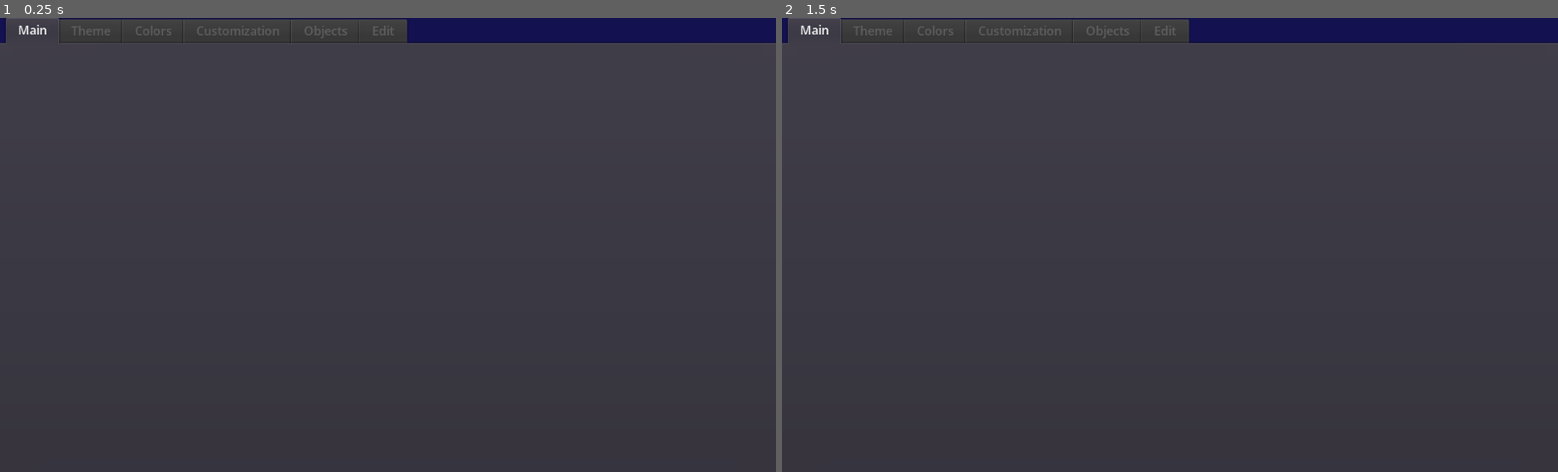
Above: before the commit, frames 1-2 (left to right).
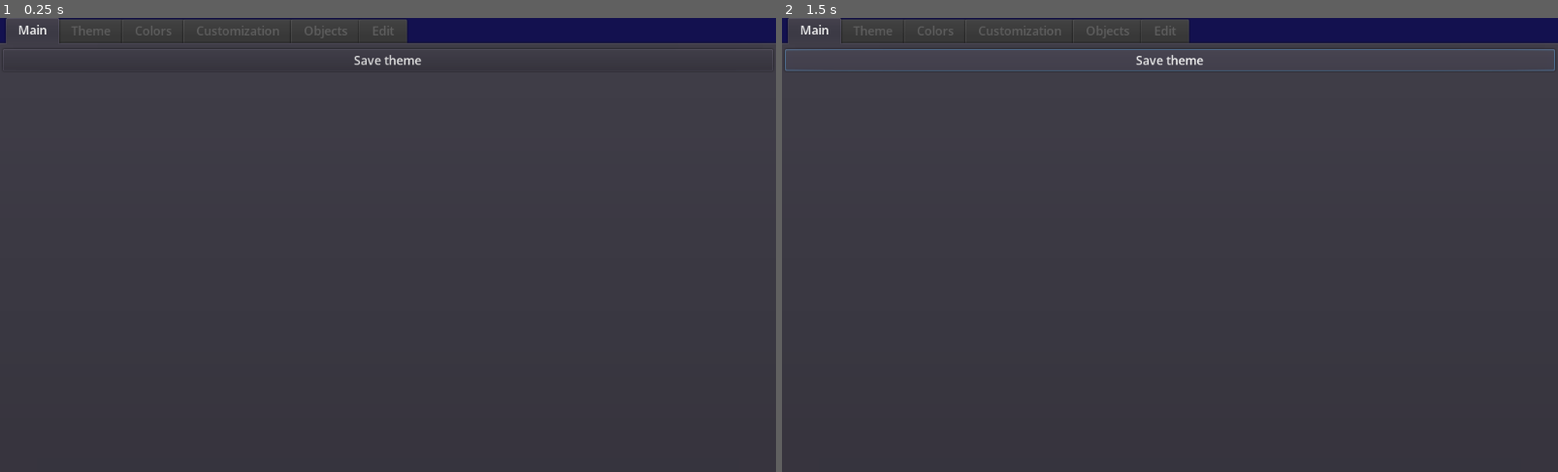
Above: after the commit, the same moments.

Repository: KoBeWi/Hedgewars-Theme-Editor-3
Game: Godot game, scene res://ThemeEditor.tscn
Same seed, same stepped clock (60 frames per second), same inputs: the game is played once before the commit and once after it. The engine's default icon, where the game draws it, is replaced by a stand-in: a white triangle on a blue panel in a dark square.
Inputs (mouse positions are in pixels of both pictures, inside the frame that each line leads up to):
- Up to frame 1 (0.25 s): no input
- Up to frame 2 (1.5 s): click (1170, 58) at 0.5 s, where only the run after the commit has a clickable "Save theme"

The runs differ from the first frame. In frame 1, less than 0.1% of the frame differs, in the area x 45-55%, y 8-11%; in frame 2, 0.6%, in the area x 0-100%, y 6-12%.
Error after the commit: Invalid get index 'r' (on base: 'Nil'). (res://Scripts/Theme.gd:227)

Commit message:
Added default values on load + saving

Diff:
--- a/Scripts/TabMain.gd
+++ b/Scripts/TabMain.gd
@@ -5,6 +5,8 @@
 
 	Util.size_listeners.append(self)
 
+	$Save.connect("pressed", HWTheme, "save_theme")
+
 	for theme_dir in Util.list_directory(Util.themes_path, false):
 		var button = preload("res://Nodes/ThemeButton.tscn").instance()
 		button.get_node("Name").text = theme_dir
--- a/Scripts/Theme.gd
+++ b/Scripts/Theme.gd
@@ -54,6 +54,8 @@
 
 var objects
 var sprays
+
+var theme_output
 
 signal theme_loaded
 
@@ -173,7 +175,7 @@
 			"ice": ice = true
 			"object":
 				var object = {buried = [], visible = []}
-				object.max = int(params[1])
+				object.number = int(params[1])
 
 				var rects = 1
 				var i = 2
@@ -194,6 +196,7 @@
 					i += 4
 
 				objects[params[0]] = object
+			"spray": sprays[params[0]] = int(params[1])
 
 	water_top.a = water_opacity
 	water_bottom.a = water_opacity
@@ -202,8 +205,52 @@
 
 	if sd_clouds == null: sd_clouds = clouds
 
+	cfg_file.close()
 	OS.set_window_title(str(tr("Hedgewars Theme Editor 3"), " (", theme_name, ")"))
 	emit_signal("theme_loaded")
 
+func save_theme():
+	refresh_oputput()
+
+	var cfg_file = File.new()
+	cfg_file.open(path() + "theme.cfg", cfg_file.WRITE)
+	cfg_file.store_string(theme_output.join("\n"))
+	cfg_file.close()
+
 func path():
 	return str(Util.themes_path, "/", theme_name, "/")
+
+func refresh_oputput():
+	theme_output = PoolStringArray()
+
+	theme_output.append("#Created with Hedgewars Theme Editor 3")
+	theme_output.append(str("sky = ", int(sky.r * 255), ", ", int(sky.g * 255), ", ", int(sky.b * 255)))
+	theme_output.append(str("border = ", int(border.r * 255), ", ", int(border.g * 255), ", ", int(border.b * 255)))
+	theme_output.append(str("water-top = ", int(water_top.r * 255), ", ", int(water_top.g * 255), ", ", int(water_top.b * 255)))
+	theme_output.append(str("water-bottom = ", int(water_bottom.r * 255), ", ", int(water_bottom.g * 255), ", ", int(water_bottom.b * 255)))
+	theme_output.append(str("water-opacity = ", int(water_top.a * 255)))
+	theme_output.append(str("sd-water-top = ", int(sd_water_top.r * 255), ", ", int(sd_water_top.g * 255), ", ", int(sd_water_top.b * 255)))
+	theme_output.append(str("sd-water-bottom = ", int(sd_water_bottom.r * 255), ", ", int(sd_water_bottom.g * 255), ", ", int(sd_water_bottom.b * 255)))
+	theme_output.append(str("sd-water-opacity = ", int(sd_water_top.a * 255)))
+	theme_output.append(str("sd-tint = ", int(sd_tint.r * 255), ", ", int(sd_tint.g * 255), ", ", int(sd_tint.b * 255), ", ", int(sd_tint.a * 255)))
+	theme_output.append(str("music = ", music, ".ogg"))
+	theme_output.append(str("sd-music = ", sd_music, ".ogg"))
+	if flakes_defined: theme_output.append(str("flakes = ", flakes_amount, ", ", flakes_frames, ", ", flakes_duration, ", ", flakes_rotation, ", ", flakes_speed))
+	if sd_flakes_defined: theme_output.append(str("sd-flakes = ", sd_flakes_amount, ", ", sd_flakes_frames, ", ", sd_flakes_duration, ", ", sd_flakes_rotation, ", ", sd_flakes_speed))
+	if clouds_defined: theme_output.append(str("clouds = ", clouds))
+	if sd_clouds_defined: theme_output.append(str("sd-clouds = ", sd_clouds))
+
+	for object in objects.keys():
+		var line = str(object, ", ", objects[object].number, ", ")
+
+		if objects[object].buried.size() > 1: line += str(objects[object].buried.size(), ", ")
+		for buried in objects[object].buried:
+			line += str(buried.position.x, ", ", buried.position.y, ", ", buried.size.x, ", ", buried.size.y, ", ")
+
+		line += str(objects[object].visible.size())
+		for visible in objects[object].visible:
+			line += str(", ", visible.position.x, ", ", visible.position.y, ", ", visible.size.x, ", ", visible.size.y)
+
+		theme_output.append("object = " + line)
+
+	for spray in sprays.keys(): theme_output.append(str("spray = ", spray, ", ", sprays[spray]))
--- a/Tabs/Main.tscn
+++ b/Tabs/Main.tscn
@@ -20,12 +20,36 @@
 alignment = 0
 script = ExtResource( 1 )
 
+[node name="Save" type="Button" parent="."]
+anchor_left = 0.0
+anchor_top = 0.0
+anchor_right = 0.0
+anchor_bottom = 0.0
+margin_right = 1016.0
+margin_bottom = 29.0
+rect_pivot_offset = Vector2( 0, 0 )
+rect_clip_content = false
+focus_mode = 2
+mouse_filter = 0
+mouse_default_cursor_shape = 0
+size_flags_horizontal = 1
+size_flags_vertical = 1
+toggle_mode = false
+enabled_focus_mode = 2
+shortcut = null
+group = null
+text = "Save theme"
+flat = false
+align = 1
+
 [node name="ThemesList" type="GridContainer" parent="."]
 anchor_left = 0.0
 anchor_top = 0.0
 anchor_right = 0.0
 anchor_bottom = 0.0
+margin_top = 33.0
 margin_right = 1016.0
+margin_bottom = 33.0
 rect_pivot_offset = Vector2( 0, 0 )
 rect_clip_content = false
 mouse_filter = 1
--- a/ThemeEditor.tscn
+++ b/ThemeEditor.tscn
@@ -22,15 +22,14 @@
 script = ExtResource( 1 )
 
 [node name="Main" parent="." instance=ExtResource( 2 )]
-margin_top = 36.0
+margin_top = 41.0
 
 [node name="Theme" parent="." instance=ExtResource( 3 )]
 visible = false
-margin_top = 36.0
+margin_top = 41.0
 
 [node name="Colors" parent="." instance=ExtResource( 4 )]
 visible = false
-margin_top = 36.0
 margin_right = -4.0
 margin_bottom = -4.0
 
@@ -41,7 +40,7 @@
 anchor_right = 1.0
 anchor_bottom = 1.0
 margin_left = 4.0
-margin_top = 36.0
+margin_top = 41.0
 margin_right = -4.0
 margin_bottom = -4.0
 rect_pivot_offset = Vector2( 0, 0 )
@@ -58,7 +57,7 @@
 anchor_right = 1.0
 anchor_bottom = 1.0
 margin_left = 4.0
-margin_top = 36.0
+margin_top = 41.0
 margin_right = -4.0
 margin_bottom = -4.0
 rect_pivot_offset = Vector2( 0, 0 )
@@ -75,7 +74,7 @@
 anchor_right = 1.0
 anchor_bottom = 1.0
 margin_left = 4.0
-margin_top = 36.0
+margin_top = 41.0
 margin_right = -4.0
 margin_bottom = -4.0
 rect_pivot_offset = Vector2( 0, 0 )
Not shown, added: LICENSE.txt
